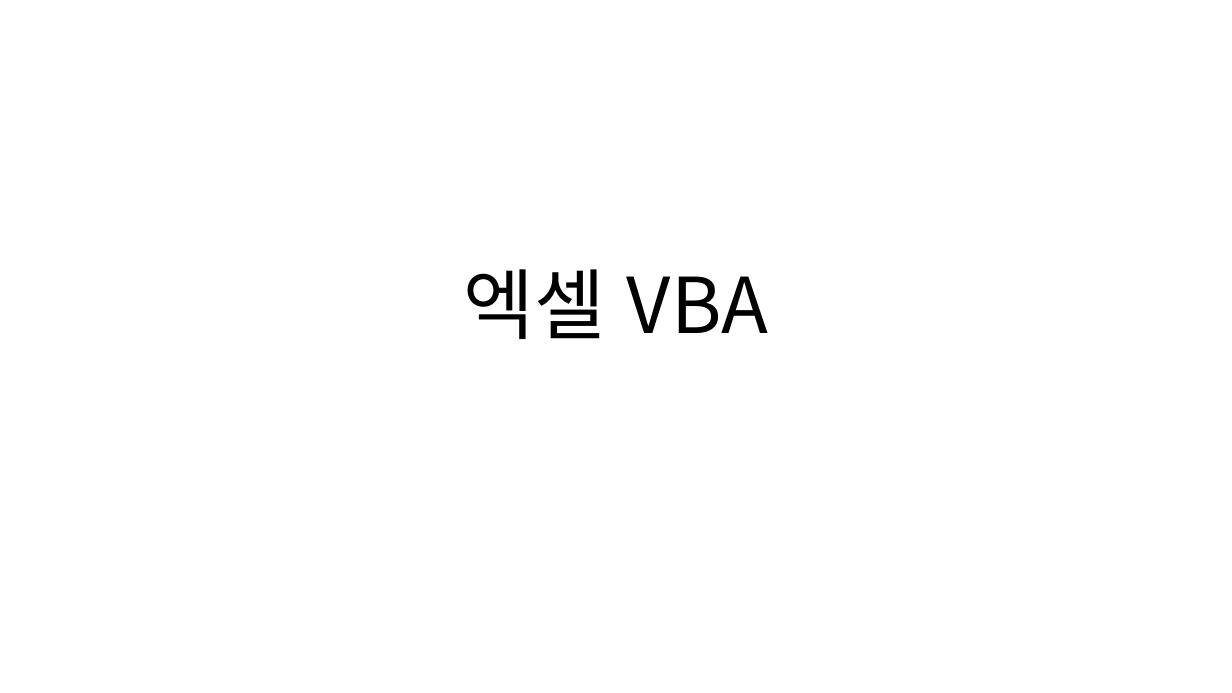
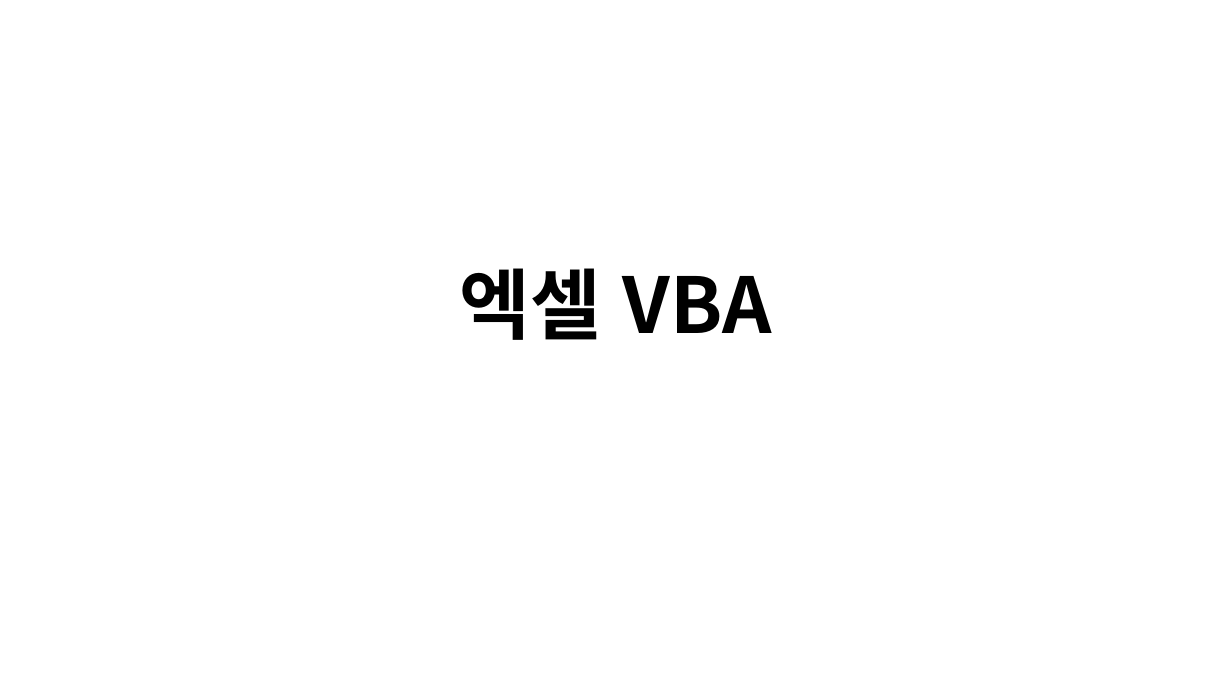
Before and after one commit to lolsaless/Python, a slide deck: slide 23 of 프롬프트 실습.pptx (slide 22 before the commit). Drawn at 1232x693 pixels with LibreOffice and Linux fonts; fonts in the diff are those of the drawing. Boxes give left, top, right and bottom in pixels: in the first picture for what was removed or moved away, otherwise in the second. Text is boxed around its words. In the diff, an @@ line names an element or a change of style, - is before the commit and + after.

```diff
--- a/프롬프트 실습.pptx
+++ b/프롬프트 실습.pptx
@@ title "엑셀 VBA" at (460,268,772,340): bold on @@
```
Also in this commit, not shown: 9 other slides changed, 4 slides added, 8 other files.
